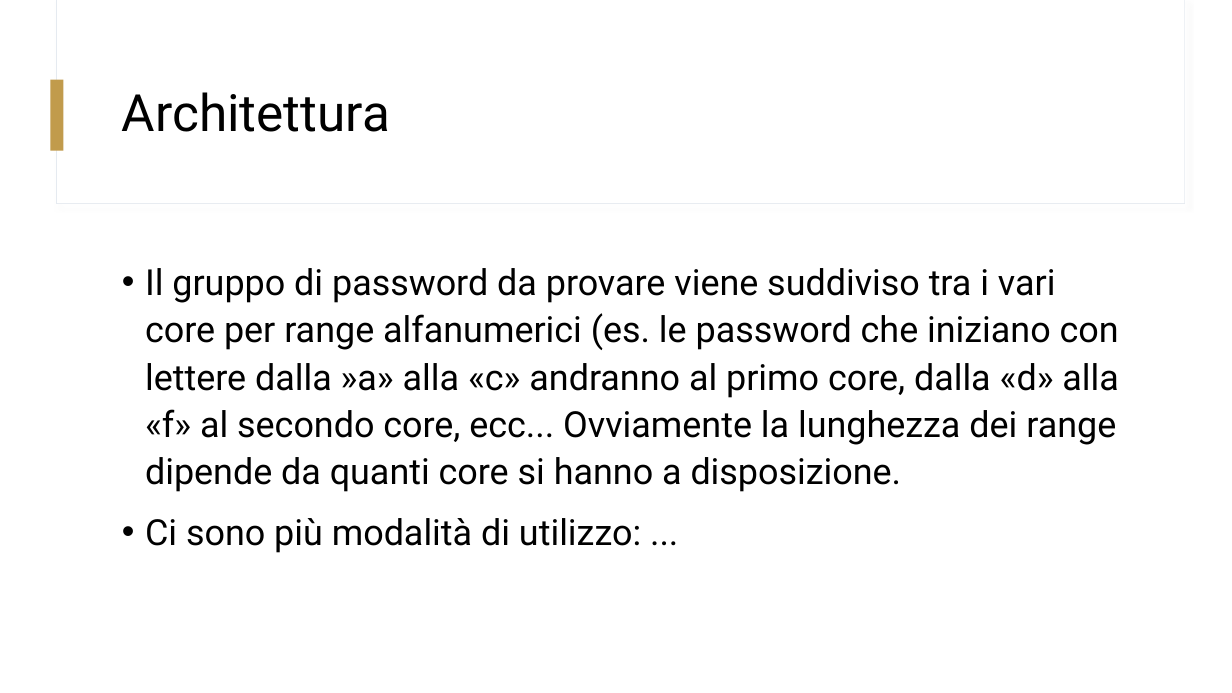
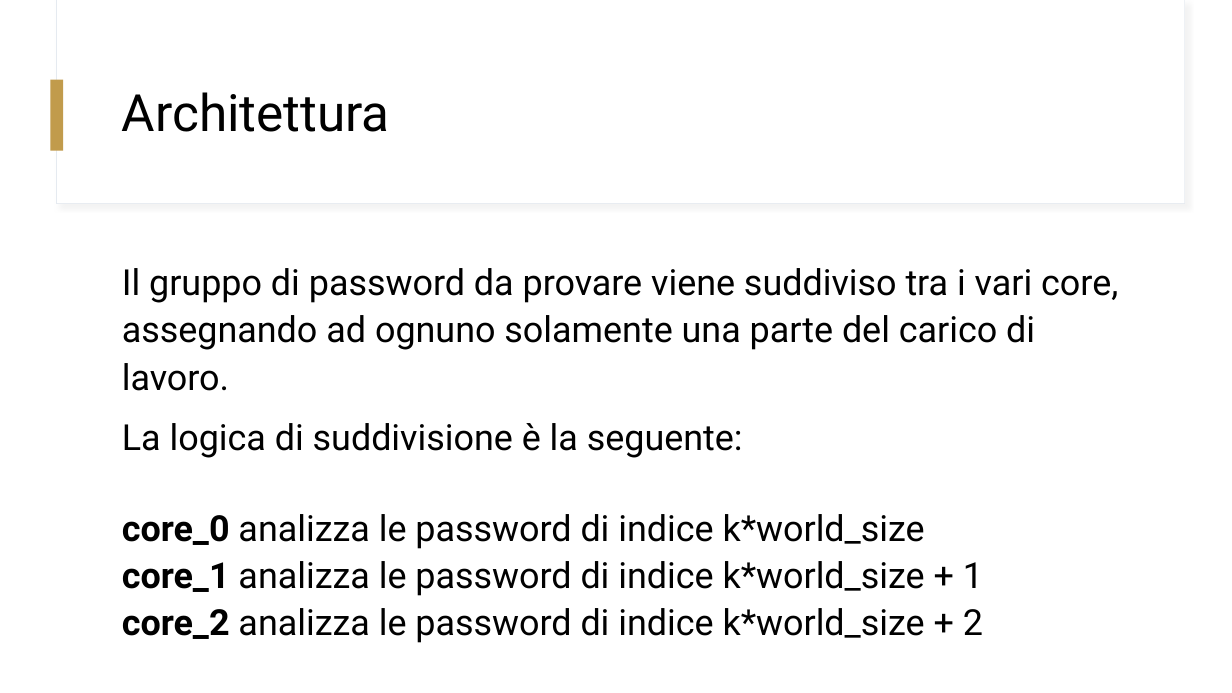
Before and after one commit to GiorgioBelli/npJohn, a slide deck: slide 6 of NPJohn.pptx (slide 5 before the commit). Drawn at 1232x693 pixels with LibreOffice and Linux fonts; fonts in the diff are those of the drawing. Boxes give left, top, right and bottom in pixels: in the first picture for what was removed or moved away, otherwise in the second. Text is boxed around its words. In the diff, an @@ line names an element or a change of style, - is before the commit and + after.

```diff
--- a/NPJohn.pptx
+++ b/NPJohn.pptx
@@ text at (122,268,1118,643): text changed @@
-• Il gruppo di password da provare viene suddiviso tra i vari core per range alfanumerici (es. le password che iniziano con lettere dalla »a» alla «c» andranno al primo core, dalla «d» alla «f» al secondo core, ecc... Ovviamente la lunghezza dei range dipende da quanti core si hanno a disposizione.
-• Ci sono più modalità di utilizzo: ...
+Il gruppo di password da provare viene suddiviso tra i vari core, assegnando ad ognuno solamente una parte del carico di lavoro.
+La logica di suddivisione è la seguente:
+core_0 analizza le password di indice k*world_size
+core_1 analizza le password di indice k*world_size + 1
+core_2 analizza le password di indice k*world_size + 2
```
Also in this commit, not shown: 5 other slides changed, 3 slides added, 1 other file.
